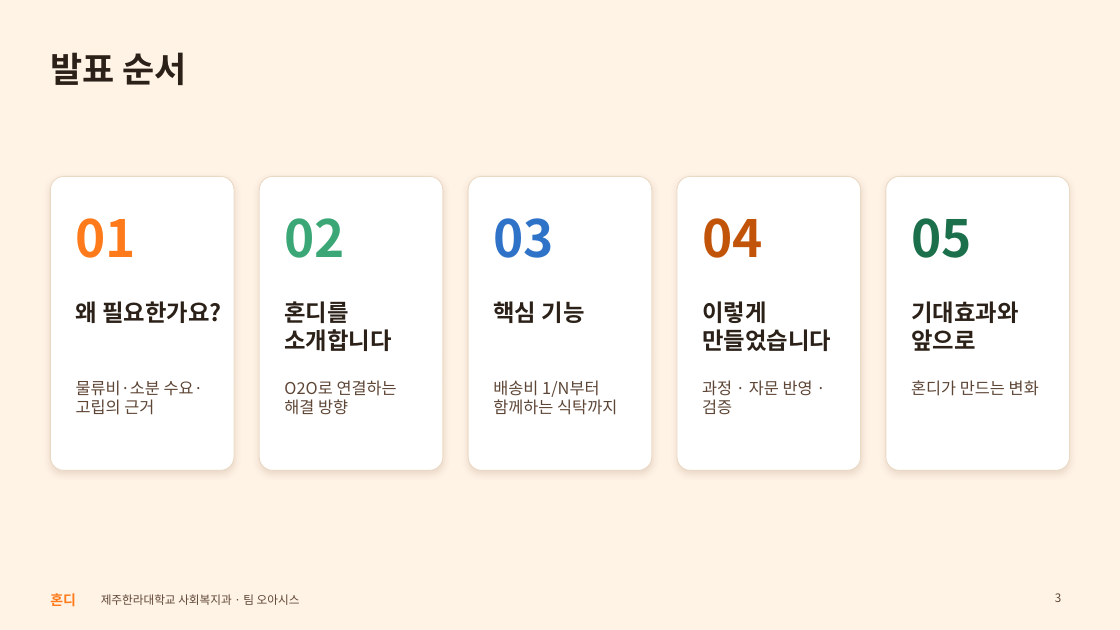
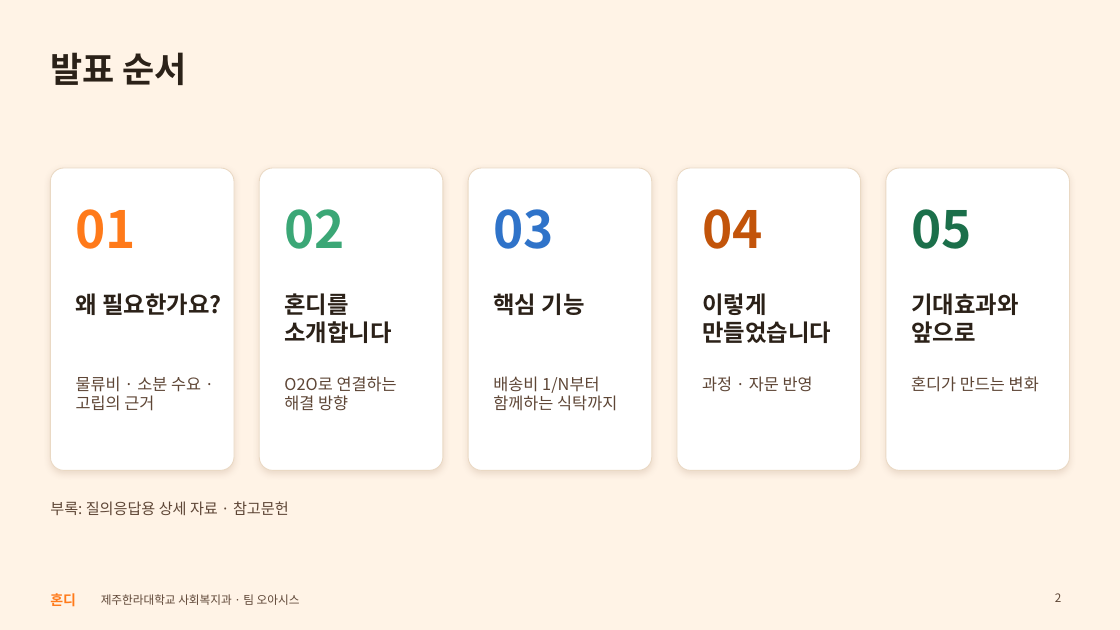
Before and after one commit to oasishondi/oasishondi.github.io, a slide deck: slide 2 of print/Hondi_presentation.pptx (slide 3 before the commit). Drawn at 1120x630 pixels with LibreOffice and Linux fonts; fonts in the diff are those of the drawing. Boxes give left, top, right and bottom in pixels: in the first picture for what was removed or moved away, otherwise in the second. Text is boxed around its words. In the diff, an @@ line names an element or a change of style, - is before the commit and + after.

```diff
--- a/print/Hondi_presentation.pptx
+++ b/print/Hondi_presentation.pptx
@@ rounded rectangle: place and size @@
-rounded rectangle at (50,176,234,471)
+rounded rectangle at (50,168,234,471)
@@ rounded rectangle: place and size @@
-rounded rectangle at (260,176,444,471)
+rounded rectangle at (260,168,444,471)
@@ rounded rectangle: place and size @@
-rounded rectangle at (468,176,652,471)
+rounded rectangle at (468,168,652,471)
@@ rounded rectangle: place and size @@
-rounded rectangle at (677,176,861,471)
+rounded rectangle at (677,168,861,471)
@@ rounded rectangle: place and size @@
-rounded rectangle at (886,176,1070,471)
+rounded rectangle at (886,168,1070,471)
@@ 10 texts: place and size @@
-10 texts at (76,218,1018,351)
+10 texts at (76,209,1018,343)
@@ text at (76,376,201,411): spaces changed @@
-물류비·소분 수요·고립의 근거
+물류비 · 소분 수요 · 고립의 근거
@@ text "O2O로 연결하는 해결 방향": place and size @@
-text "O2O로 연결하는 해결 방향" at (284,380,397,415)
+text "O2O로 연결하는 해결 방향" at (284,376,397,411)
@@ text "배송비 1/N부터 함께하는 식탁까지": place and size @@
-text "배송비 1/N부터 함께하는 식탁까지" at (493,380,617,415)
+text "배송비 1/N부터 함께하는 식탁까지" at (493,376,617,411)
@@ text at (702,376,813,392): text changed @@
-과정 · 자문 반영 · 검증
+과정 · 자문 반영
@@ text "혼디가 만드는 변화": place and size @@
-text "혼디가 만드는 변화" at (911,380,1039,396)
+text "혼디가 만드는 변화" at (911,376,1039,392)
@@ text added at (50,501,289,515), 13 pt, text #5E4636 @@
+부록: 질의응답용 상세 자료 · 참고문헌
```
Also in this commit, not shown: 16 other slides changed, 3 slides added, 2 other files.
